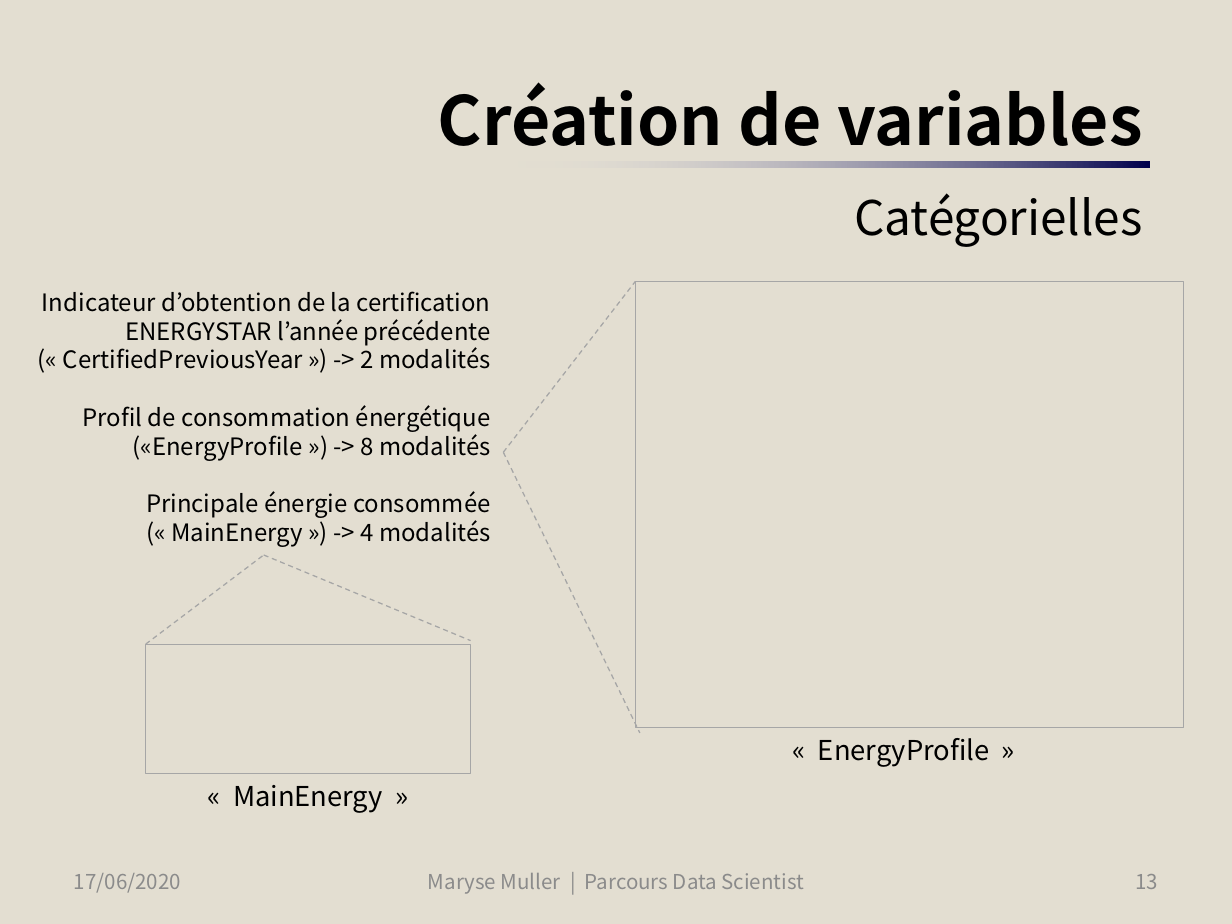
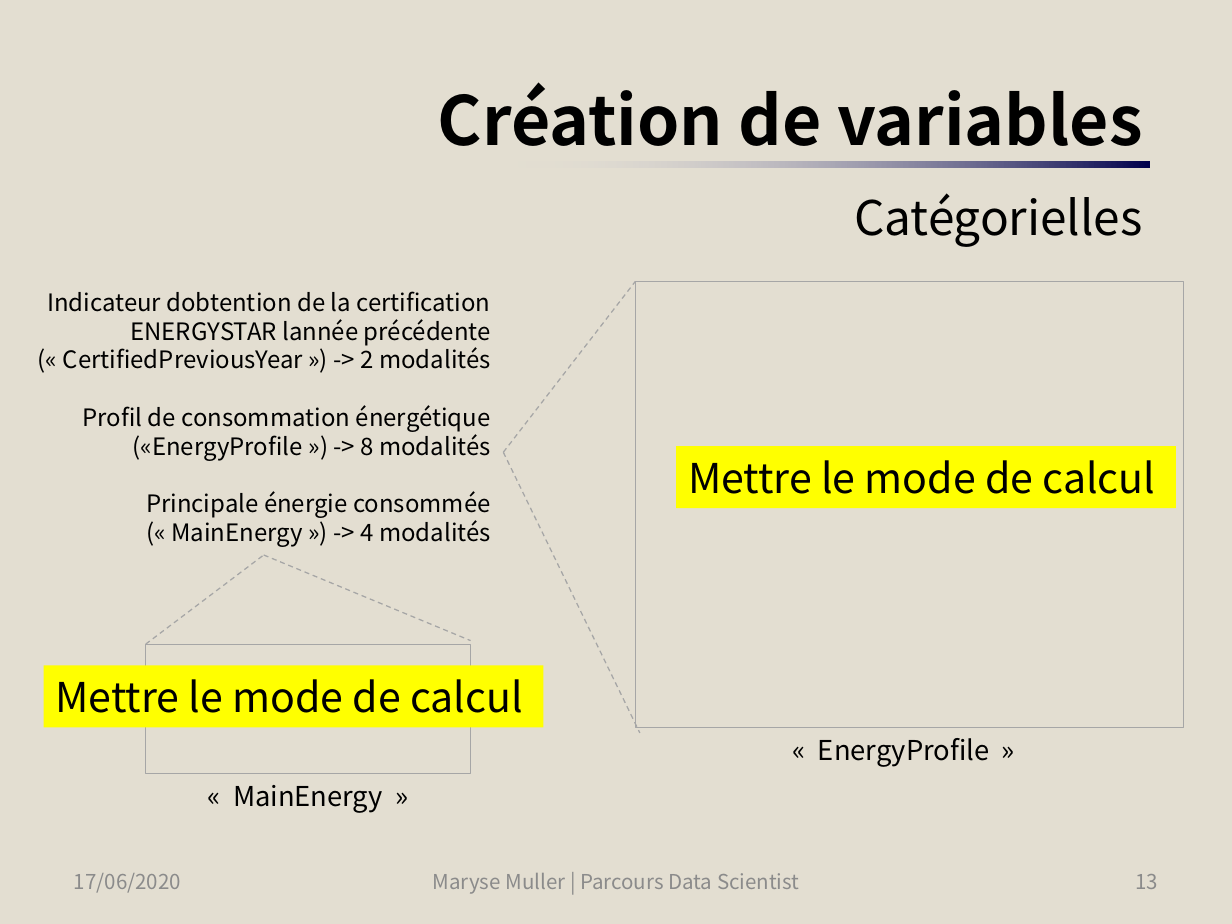
Before and after one commit to SmellyArmure/OC_DS_Project4, a slide deck: slide 13 of PRESENTATION/Projet4.pptx. Drawn at 1232x924 pixels with LibreOffice and Linux fonts; fonts in the diff are those of the drawing. Boxes give left, top, right and bottom in pixels: in the first picture for what was removed or moved away, otherwise in the second. Text is boxed around its words. In the diff, an @@ line names an element or a change of style, - is before the commit and + after.

```diff
--- a/PRESENTATION/Projet4.pptx
+++ b/PRESENTATION/Projet4.pptx
@@ text at [47, 291, 491, 369]: text changed @@
-Indicateur d’obtention de la certification ENERGYSTAR l’année précédente (« CertifiedPreviousYear ») -> 2 modalités
+Indicateur dobtention de la certification ENERGYSTAR lannée précédente (« CertifiedPreviousYear ») -> 2 modalités
@@ rectangle added at [676, 446, 1177, 508], fill #FFFF00, 24 pt, text #000000 @@
+Mettre le mode de calcul
@@ rectangle added at [43, 665, 543, 727], fill #FFFF00, 24 pt, text #000000 @@
+Mettre le mode de calcul
@@ text "Maryse Muller | Parcours Data ..." rewrapped from [428, 873, 804, 894] to [432, 873, 799, 894] @@
```
Also in this commit, not shown: 20 other slides changed, 7 slides added, 1 slide removed, 3 other files.
